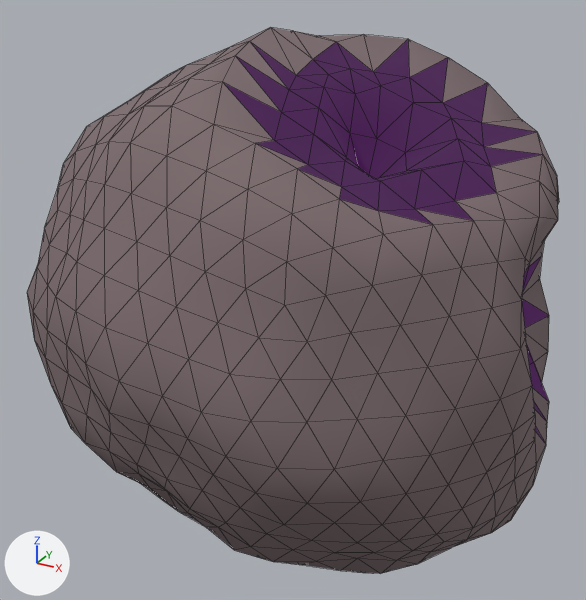
Renders of the glTF model assets/asteroids/asteroid_med_06.glb from each side of a commit.
The view is the same before and after, from a 50 mm lens placed at (1.027, -2.068, 1.095), pointed at (-0.093, -0.032, 0.077). The axes (+X, +Y, +Z) are drawn at lower left. The lights are the same throughout. The first picture is the older version. Mesh edges are drawn as thin lines.

Names of what the first picture shows: 'asteroid_med_06'.
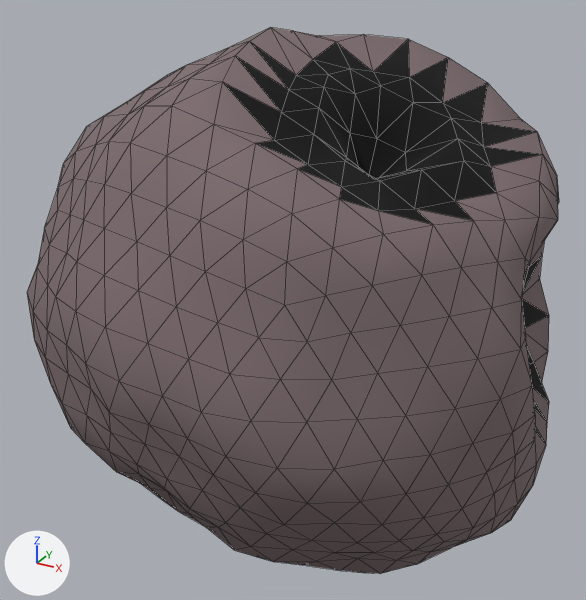
Diff of the bpy script that builds the scene:
```diff
--- a/assets/asteroids/asteroid_med_06.glb.py
+++ b/assets/asteroids/asteroid_med_06.glb.py
@@ mat_crater_asteroid_med_06 @@
 mat_crater_asteroid_med_06 = principled_material('Crater_asteroid_med_06')
-mat_crater_asteroid_med_06.base_color = (0.02, 0.01, 0.02)  # black #271927
+mat_crater_asteroid_med_06.base_color = (0.0, 0.0, 0.0)  # black #000000
 mat_crater_asteroid_med_06.roughness = 1.0
-mat_crater_asteroid_med_06.emission_color = (0.042, 0.0, 0.063)  # dark purple #3a0047
-mat_crater_asteroid_med_06.emission_strength = 1.0
```

Boxes (x1, y1, x2, y2) around the edits, measured in the pictures (586 x 600 px):
'asteroid_med_06', recoloured, surface changed (darker)
    both: (224, 39, 549, 443)
